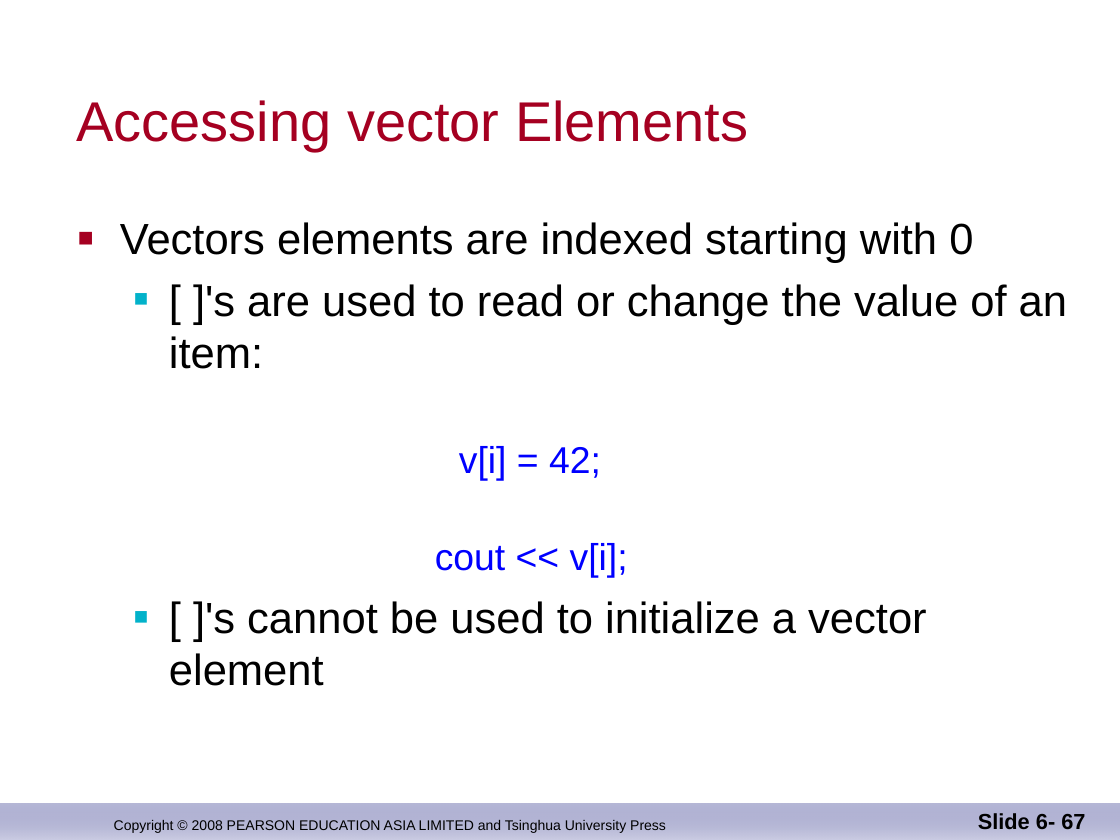
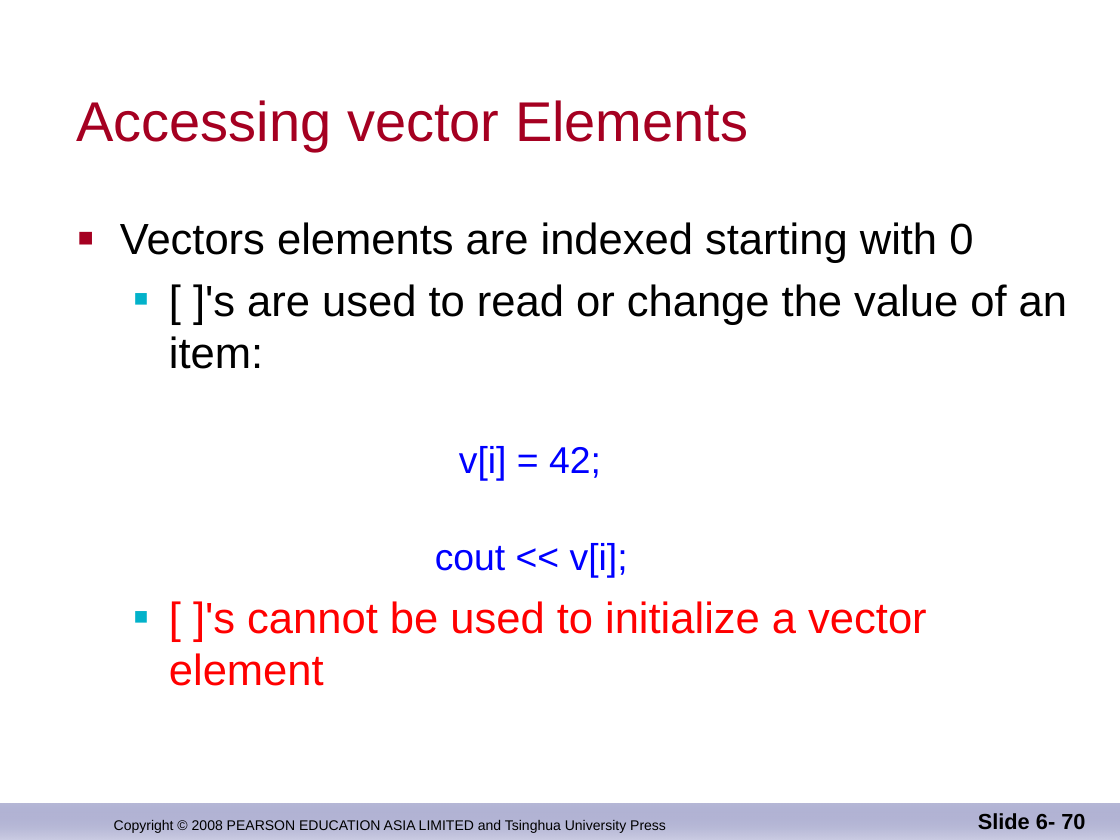
Before and after one commit to djuanbei/CPLUSPLUS, a slide deck: slide 70 of ppt/Chapter 8.ppt (slide 67 before the commit). Drawn at 1120x840 pixels with LibreOffice and Linux fonts; fonts in the diff are those of the drawing; background and template pictures are left out. Boxes give left, top, right and bottom in pixels: in the first picture for what was removed or moved away, otherwise in the second. Text is boxed around its words. In the diff, an @@ line names an element or a change of style, - is before the commit and + after.

```diff
--- a/ppt/Chapter 8.ppt
+++ b/ppt/Chapter 8.ppt
@@ text at box(169, 601, 926, 686): text colour #000000 to #FF0000 in "[ ]'s cannot be used to initialize ..." @@
@@ page number at box(978, 813, 1085, 829): text changed @@
-Slide 6- 67
+Slide 6- 70
```
Also in this commit, not shown: 4 other slides changed, 4 slides added, 1 other file.
